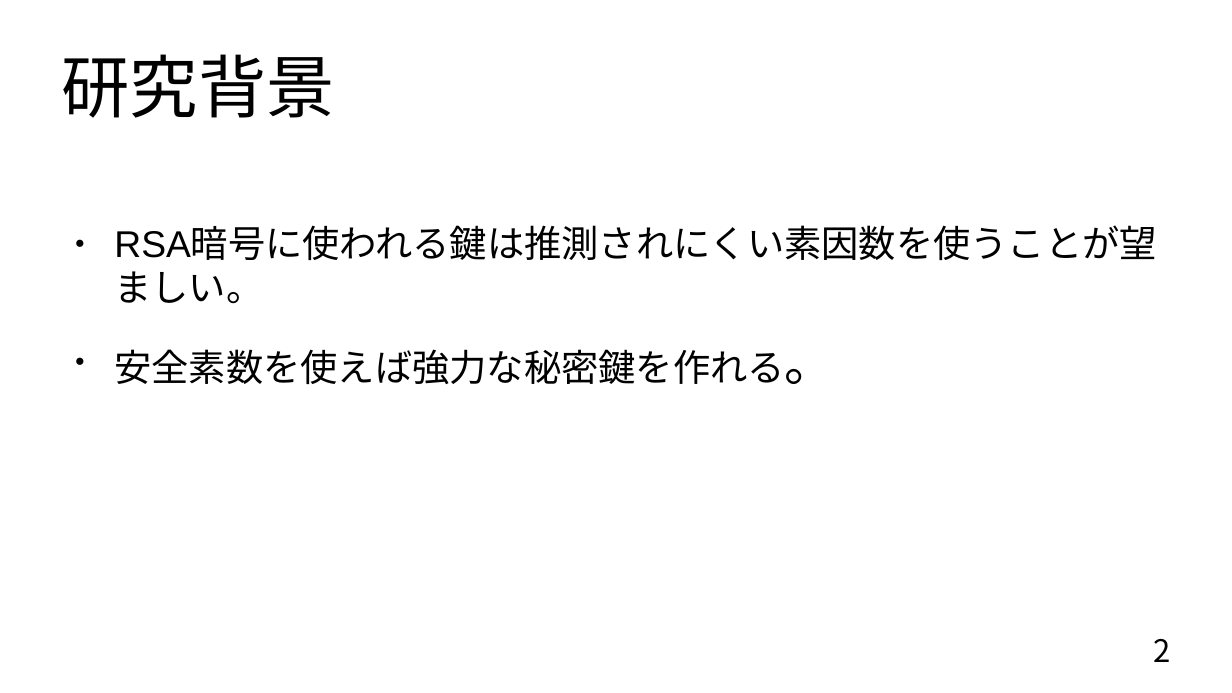
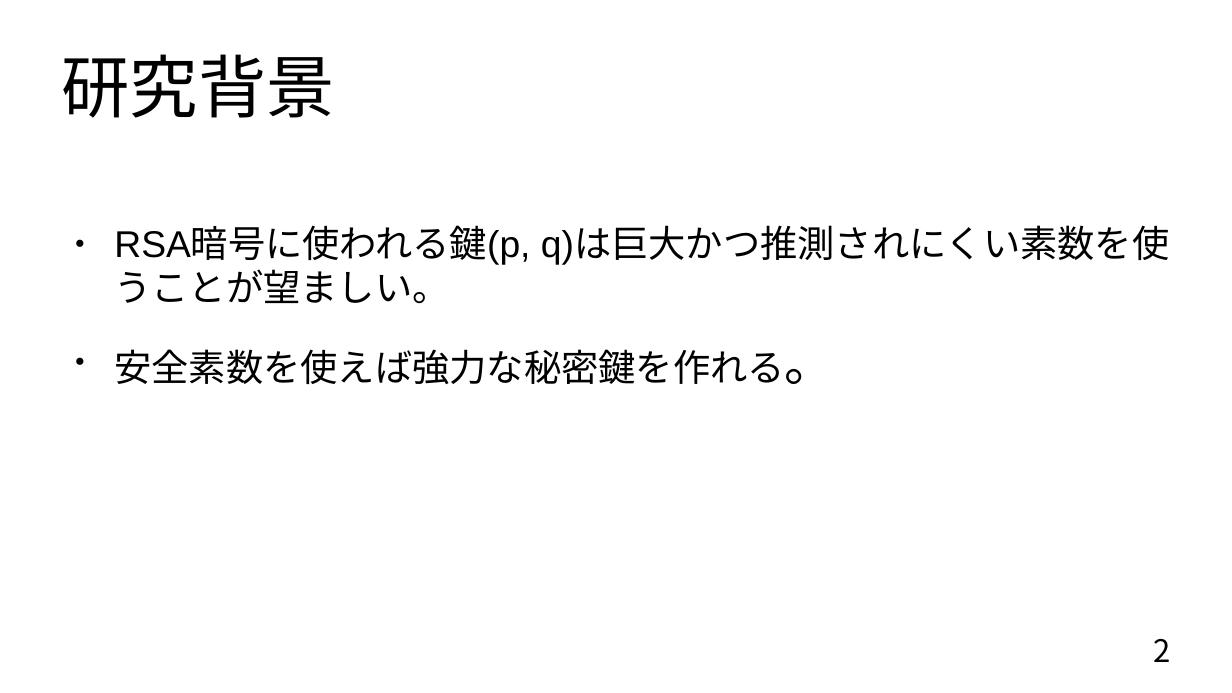
Before and after one commit to donabe8898/prime-test, a slide deck: slide 2 of 2中間発表.odp. Drawn at 1232x693 pixels with LibreOffice and Linux fonts; fonts in the diff are those of the drawing. Boxes give left, top, right and bottom in pixels: in the first picture for what was removed or moved away, otherwise in the second. Text is boxed around its words. In the diff, an @@ line names an element or a change of style, - is before the commit and + after.

```diff
--- a/2中間発表.odp
+++ b/2中間発表.odp
@@ text at (114,228,1169,304): text changed @@
-● RSA暗号に使われる鍵は推測されにくい素因数を使うことが望ましい。
+● RSA暗号に使われる鍵(p, q)は巨大かつ推測されにくい素数を使うことが望ましい。
```
Also in this commit, not shown: 8 other slides changed, 3 slides added, 5 other files.
